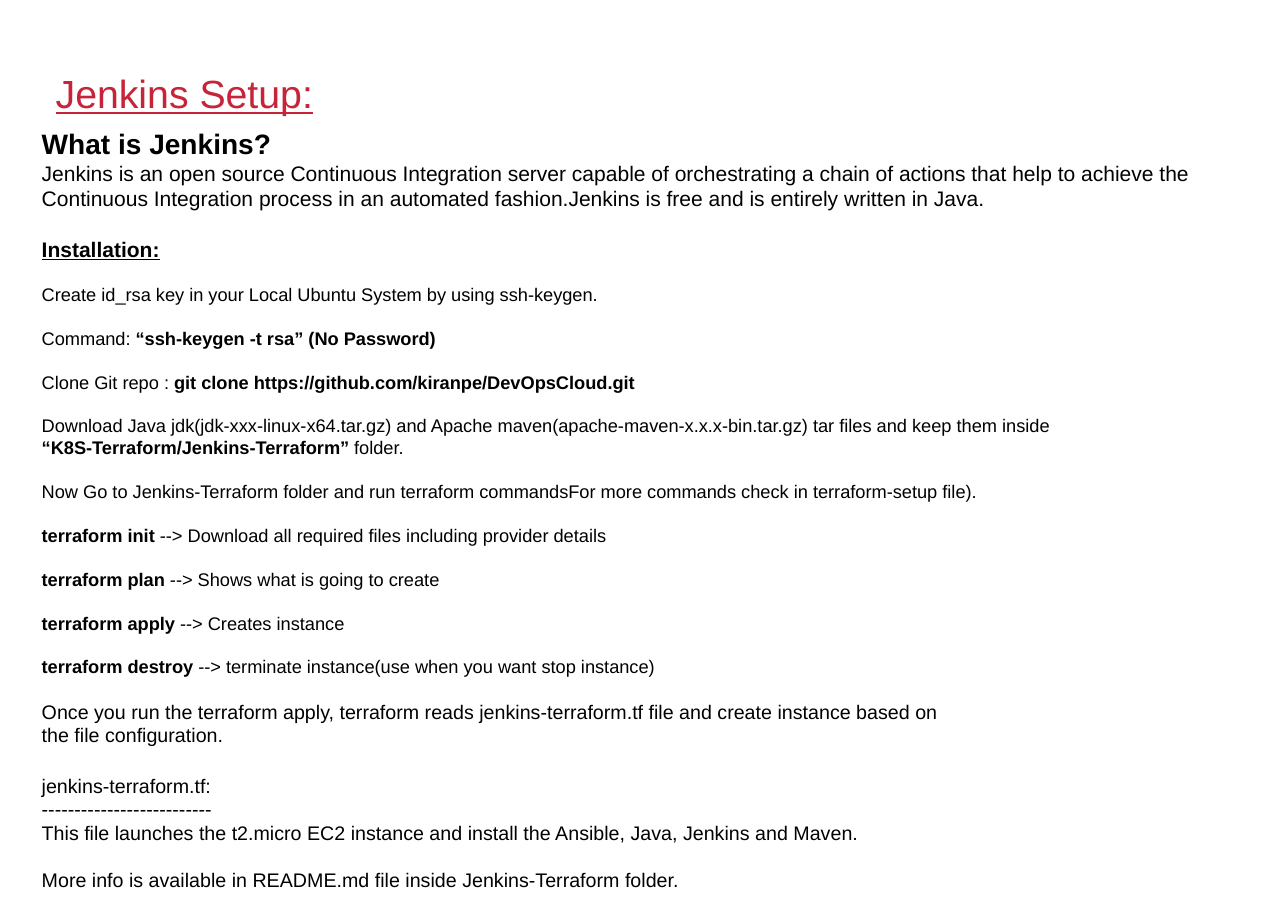
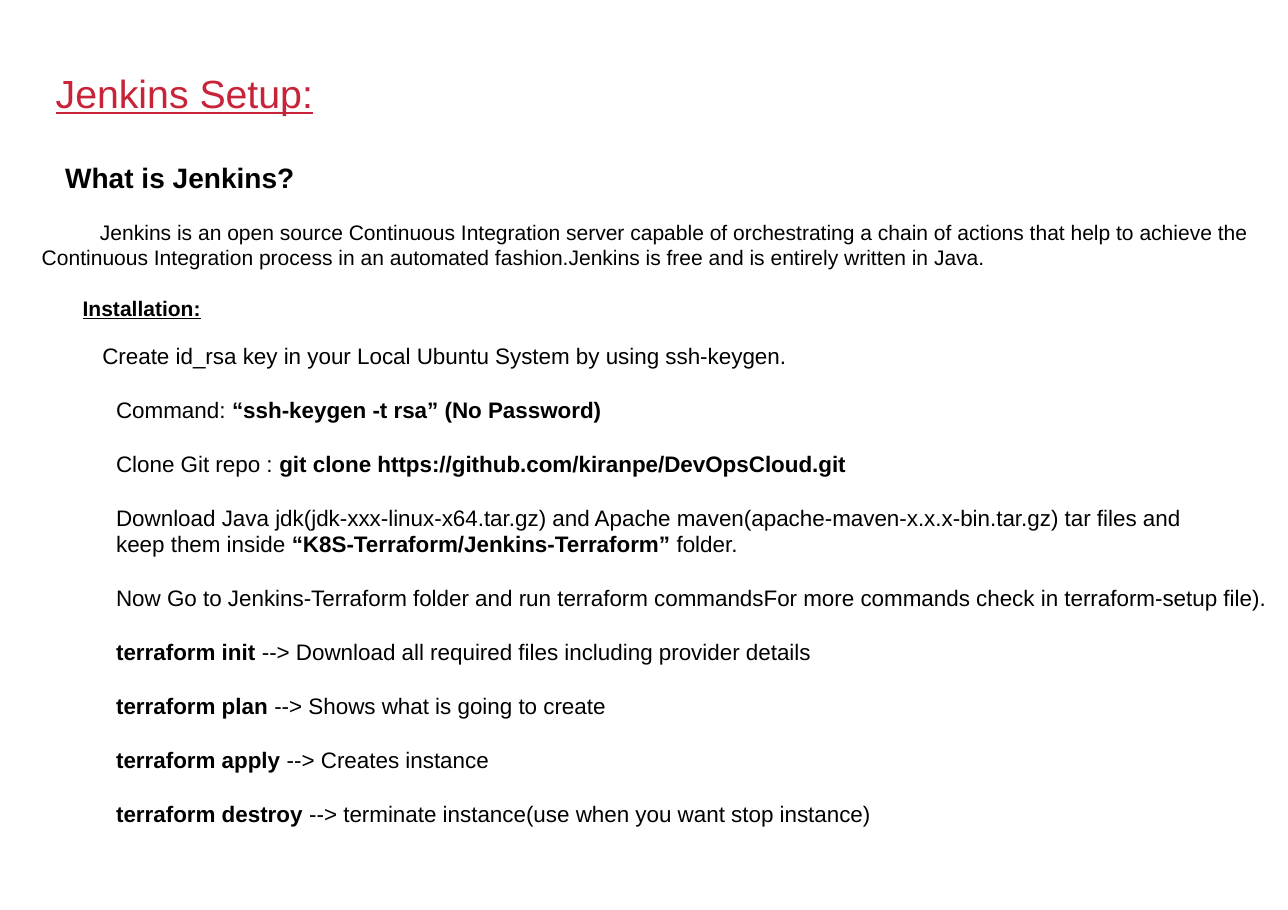
Before and after one commit to kiranpe/DevOpsCloud, a slide deck: slide 8 of DevOpsDoc.odp (slide 9 before the commit). Drawn at 1288x910 pixels with LibreOffice and Linux fonts; fonts in the diff are those of the drawing; background and template pictures are left out. Boxes give left, top, right and bottom in pixels: in the first picture for what was removed or moved away, otherwise in the second. Text is boxed around its words. In the diff, an @@ line names an element or a change of style, - is before the commit and + after.

Commit message:
updating doc

```diff
--- a/DevOpsDoc.odp
+++ b/DevOpsDoc.odp
@@ text at (102, 347, 1265, 827): size 13 to 16 pt in "Create id_rsa key in your Local Ubuntu ...", "Command: “ssh-keygen -t rsa” (No Password)", "Clone Git repo : git clone https://github.com/kiranpe/DevOps ...", "Now Go to Jenkins-Terraform folder and run ..." and 4 more places @@
@@ text at (116, 509, 1180, 557): text changed; size 13 to 16 pt @@
-Download Java jdk(jdk-xxx-linux-x64.tar.gz) and Apache maven(apache-maven-x.x.x-bin.tar.gz) tar files and keep them inside
-“K8S-Terraform/Jenkins-Terraform” folder.
+Download Java jdk(jdk-xxx-linux-x64.tar.gz) and Apache maven(apache-maven-x.x.x-bin.tar.gz) tar files and
+keep them inside “K8S-Terraform/Jenkins-Terraform” folder.
@@ text at (42, 704, 937, 888): paragraphs removed @@
-Once you run the terraform apply, terraform reads jenkins-terraform.tf file and create instance based on
-the file configuration.
-jenkins-terraform.tf:
---------------------------
-This file launches the t2.micro EC2 instance and install the Ansible, Java, Jenkins and Maven.
-More info is available in README.md file inside Jenkins-Terraform folder.
```
Also in this commit, not shown: 3 other slides changed, 1 slide removed.
